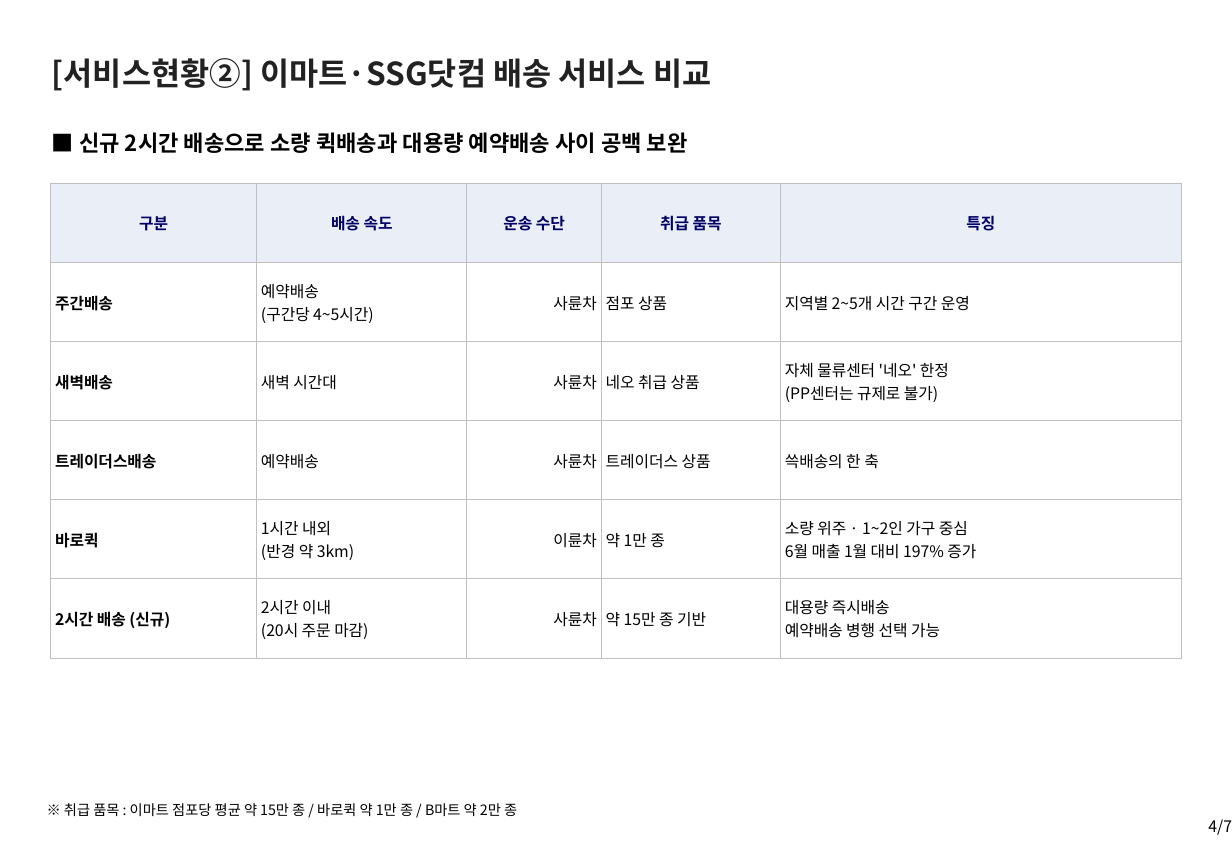
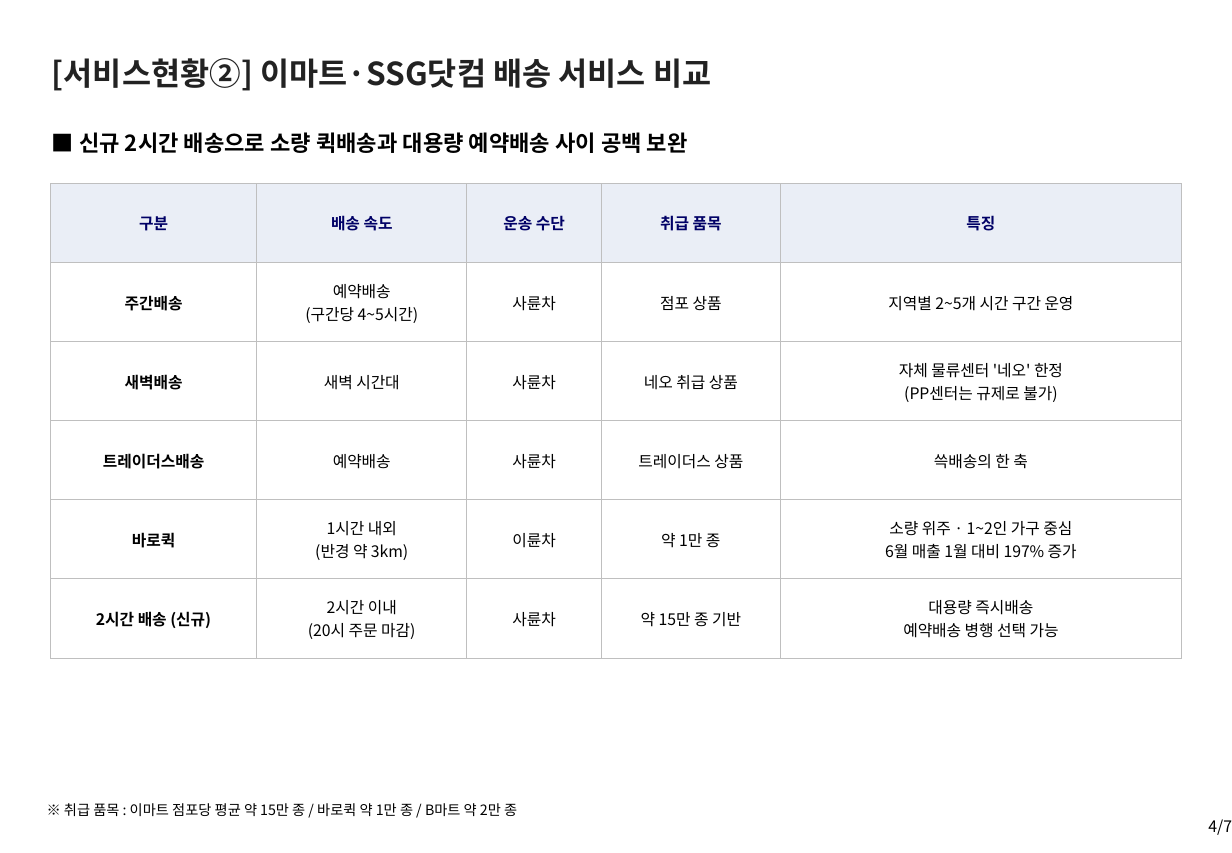
Before and after one commit to avoseed/web1, a slide deck: slide 4 of reports/ssg-delivery-report.pptx. Drawn at 1232x853 pixels with LibreOffice and Linux fonts; fonts in the diff are those of the drawing. Boxes give left, top, right and bottom in pixels: in the first picture for what was removed or moved away, otherwise in the second. Text is boxed around its words. In the diff, an @@ line names an element or a change of style, - is before the commit and + after.

```diff
--- a/reports/ssg-delivery-report.pptx
+++ b/reports/ssg-delivery-report.pptx
@@ table at bbox=[50, 183, 1181, 658] @@
-row 2, column 2: 예약배송 (구간당 4~5시간)
+row 2, column 2: 예약배송 / (구간당 4~5시간)
-row 3, column 5: 자체 물류센터 '네오' 한정 (PP센터는 규제로 불가)
+row 3, column 5: 자체 물류센터 '네오' 한정 / (PP센터는 규제로 불가)
-row 5, column 2: 1시간 내외 (반경 약 3km)
+row 5, column 2: 1시간 내외 / (반경 약 3km)
-row 5, column 5: 소량 위주 · 1~2인 가구 중심 6월 매출 1월 대비 197% 증가
+row 5, column 5: 소량 위주 · 1~2인 가구 중심 / 6월 매출 1월 대비 197% 증가
-row 6, column 2: 2시간 이내 (20시 주문 마감)
+row 6, column 2: 2시간 이내 / (20시 주문 마감)
-row 6, column 5: 대용량 즉시배송 예약배송 병행 선택 가능
+row 6, column 5: 대용량 즉시배송 / 예약배송 병행 선택 가능
@@ alignment left to centre @@
@@ alignment right to centre @@
```
Also in this commit, not shown: 3 other slides changed, 6 other files.
